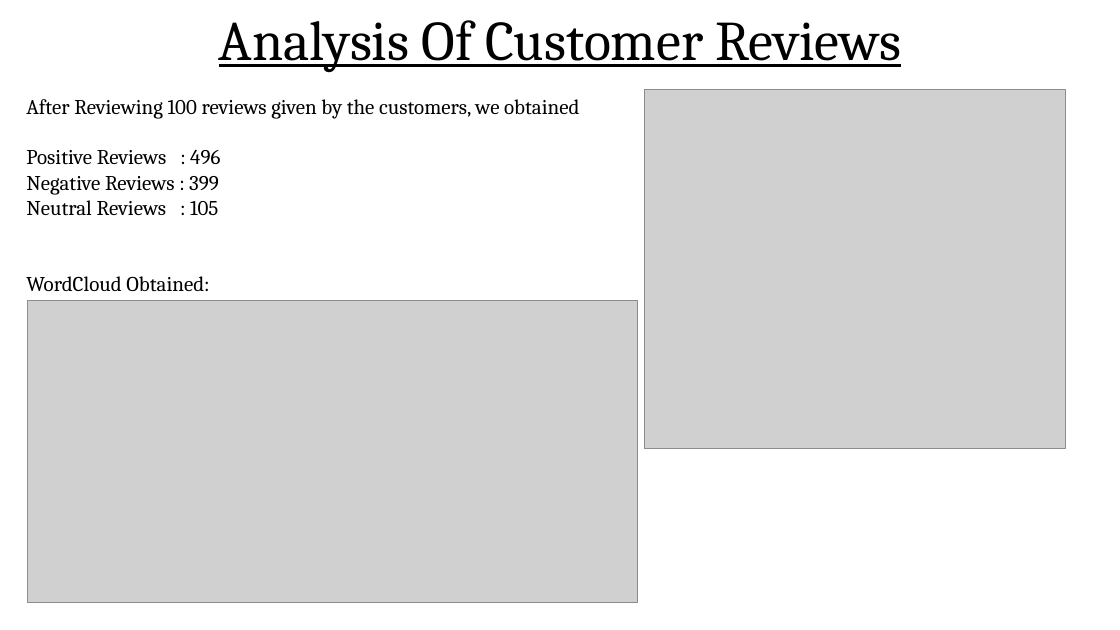
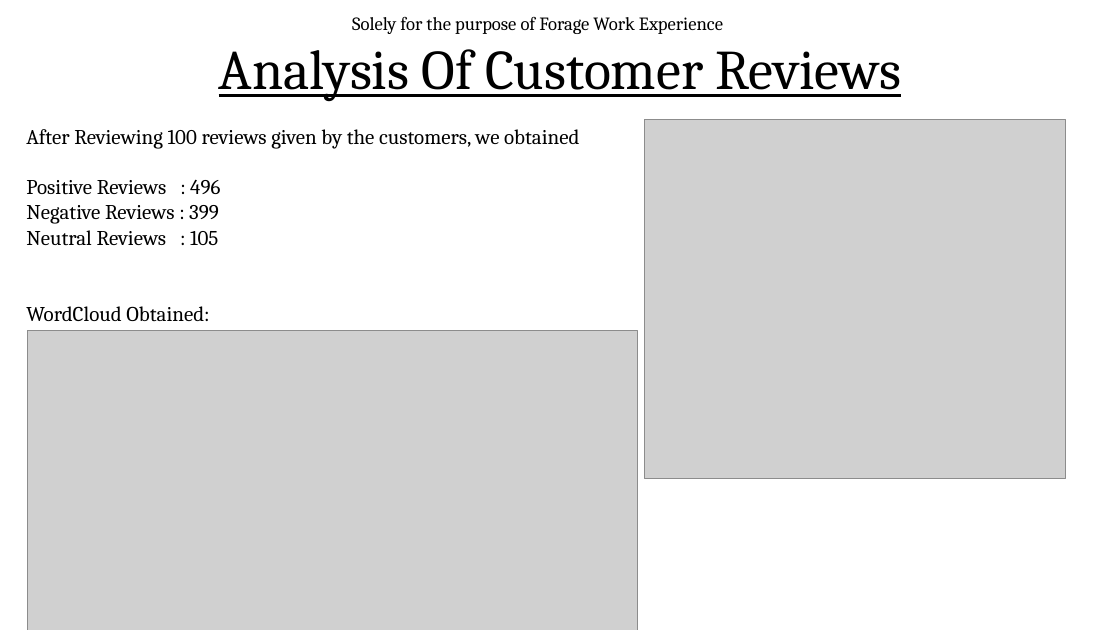
Before and after one commit to raghavgoel24/Review-Analysis-British-Airways, a slide deck: slide 2 of Review Analysis/Task 1 Analysis.pptx. Drawn at 1120x630 pixels with LibreOffice and Linux fonts; fonts in the diff are those of the drawing; grey boxes stand for pictures. Boxes give left, top, right and bottom in pixels: in the first picture for what was removed or moved away, otherwise in the second. Text is boxed around its words. In the diff, an @@ line names an element or a change of style, - is before the commit and + after.

Commit message:
PPT 1 Updated

```diff
--- a/Review Analysis/Task 1 Analysis.pptx
+++ b/Review Analysis/Task 1 Analysis.pptx
@@ text added at bbox=[352, 17, 723, 34], 16 pt, text #000000 @@
+Solely for the purpose of Forage Work Experience
@@ 3 texts, 2 pictures: place and size @@
-3 texts, 2 pictures at bbox=[26, 20, 1065, 602]
+3 texts, 2 pictures at bbox=[26, 49, 1065, 630]
```
Also in this commit, not shown: 1 other slide changed.
